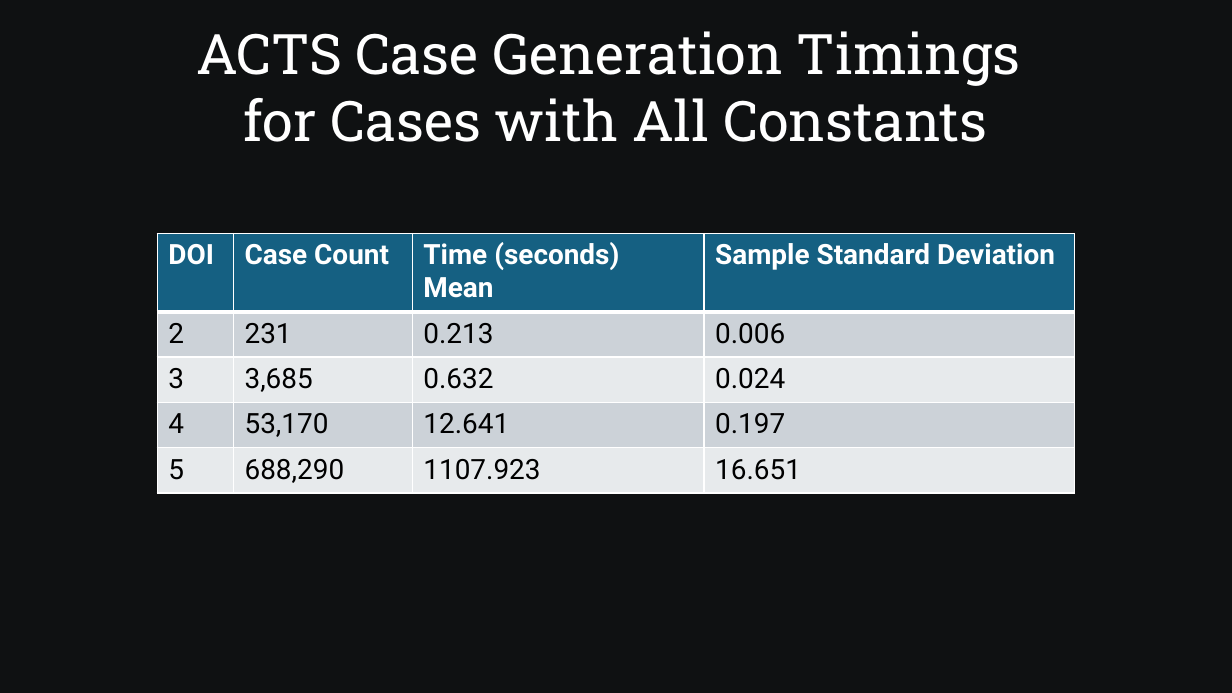
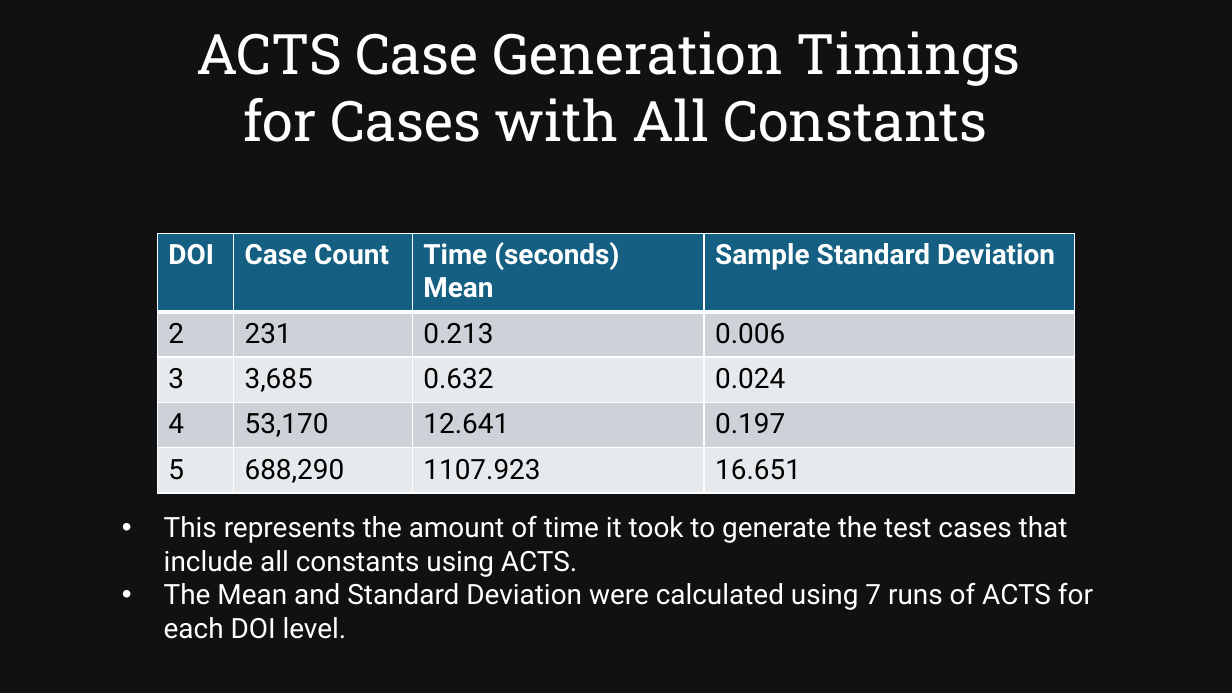
Before and after one commit to SamAllen06/lake_temp_work, a slide deck: slide 38 of documentation/for_collaborators/AnalysisOverview.pptx (slide 37 before the commit). Drawn at 1232x693 pixels with LibreOffice and Linux fonts; fonts in the diff are those of the drawing. Boxes give left, top, right and bottom in pixels: in the first picture for what was removed or moved away, otherwise in the second. Text is boxed around its words. In the diff, an @@ line names an element or a change of style, - is before the commit and + after.

```diff
--- a/documentation/for_collaborators/AnalysisOverview.pptx
+++ b/documentation/for_collaborators/AnalysisOverview.pptx
@@ text added at box(164, 515, 1093, 639), 18 pt, text #FFFFFF @@
+• This represents the amount of time it took to generate the test cases that include all constants using ACTS.
+• The Mean and Standard Deviation were calculated using 7 runs of ACTS for each DOI level.
```
Also in this commit, not shown: 7 other slides changed, 1 slide added.
